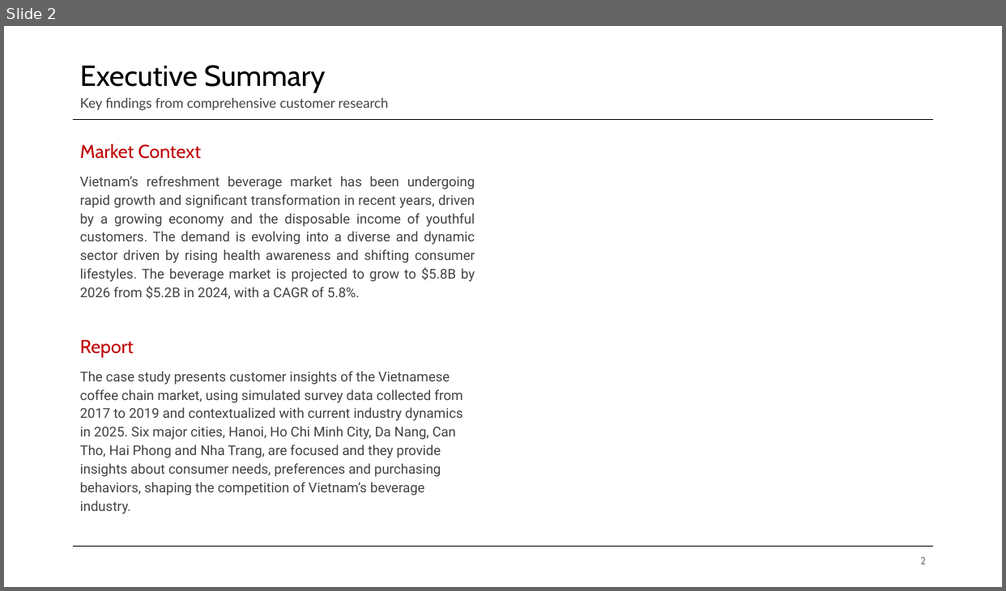
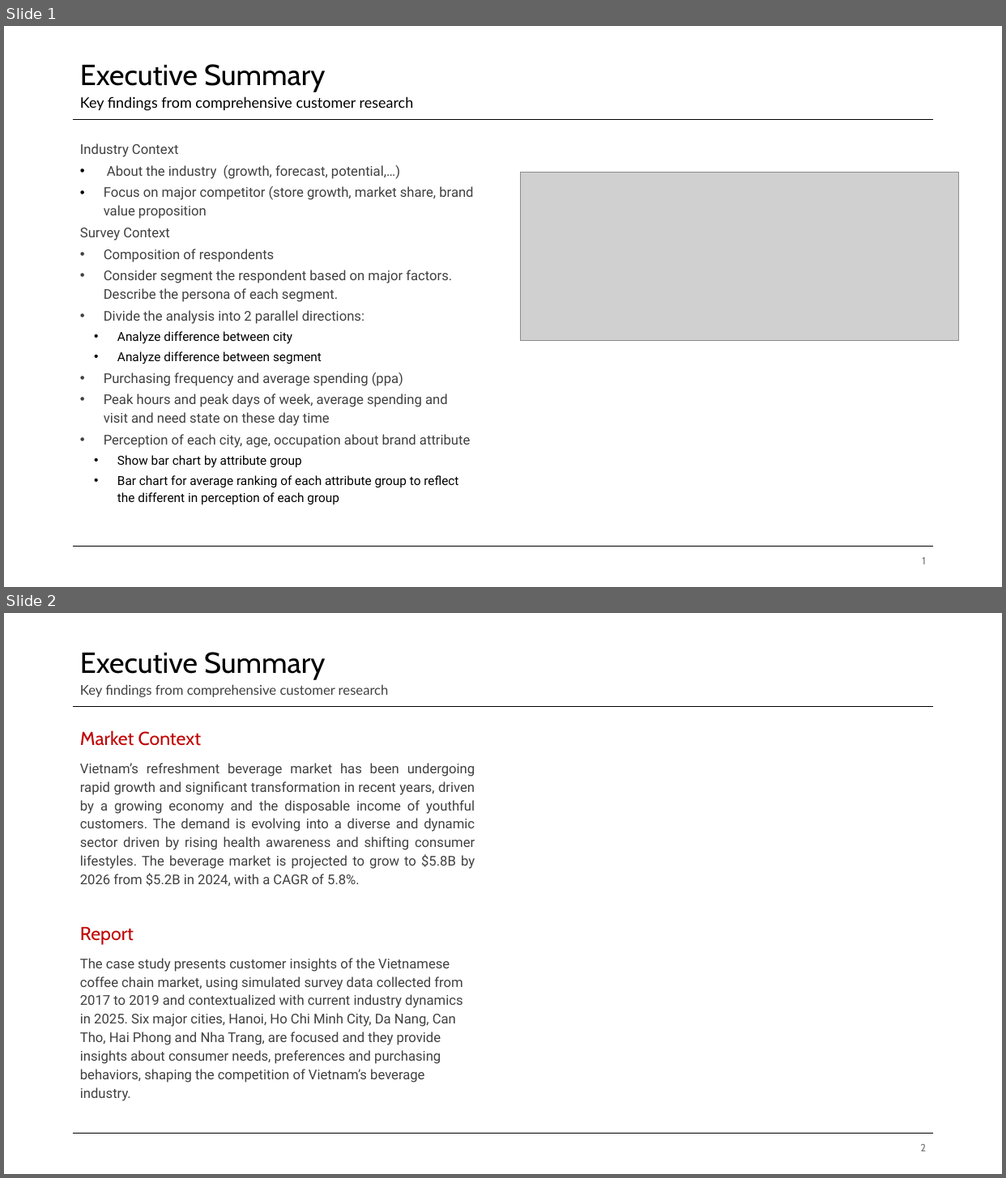
Before and after one commit to Truong2003-tqd/Highlands-Customer-Analysis, a slide deck: Power BI Report/Highlands Report.pptx. Shown one above the other, each under a label of ours: slide 2 before the commit, slides 1 and 2 after it. The pictures are 1006x591 and 1006x1178 pixels, drawn with LibreOffice and Linux fonts; fonts in the diff are those of the drawing; grey boxes stand for pictures. Boxes give left, top, right and bottom in pixels: in the first picture for what was removed or moved away, otherwise in the second. Text is boxed around its words. In the diff, an @@ line names an element or a change of style, - is before the commit and + after.

Commit message:
Segmentation

```diff
--- a/Power BI Report/Highlands Report.pptx
+++ b/Power BI Report/Highlands Report.pptx
@@ slide 1 added at bbox=[4, 26, 1002, 587], background #FFFFFF; not listed: 2 template elements that a slide beside it also shows @@
@@ title added at bbox=[80, 64, 414, 111], 14 pt, text #000000 @@
+Executive Summary
+Key findings from comprehensive customer research
@@ text added at bbox=[80, 143, 473, 506], 13 pt, text #404040 @@
+Industry Context
+• About the industry (growth, forecast, potential,…)
+• Focus on major competitor (store growth, market share, brand value proposition
+Survey Context
+• Composition of respondents
+• Consider segment the respondent based on major factors. Describe the persona of each segment.
+• Divide the analysis into 2 parallel directions:
+      • Analyze difference between city
+      • Analyze difference between segment
+• Purchasing frequency and average spending (ppa)
+• Peak hours and peak days of week, average spending and visit and need state on these day time
+• Perception of each city, age, occupation about brand attribute
+      • Show bar chart by attribute group
+      • Bar chart for average ranking of each attribute group to reflect the different in perception of each group
@@ picture added at bbox=[521, 172, 959, 340] @@
@@ page number added at bbox=[922, 557, 926, 565], 10 pt, text #797979 @@
+1
```
Also in this commit, not shown: 1 slide removed, 2 other files.
